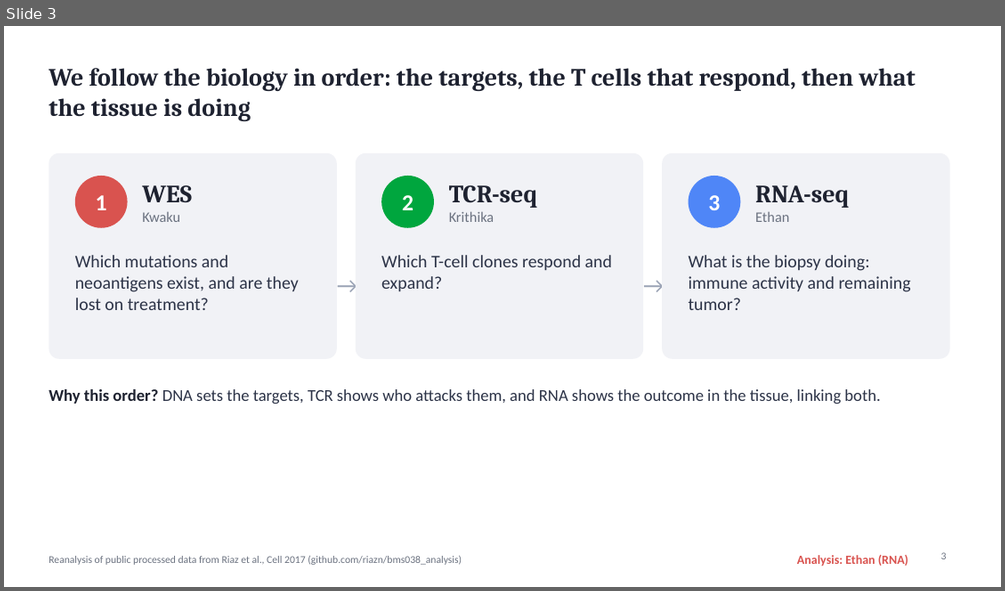
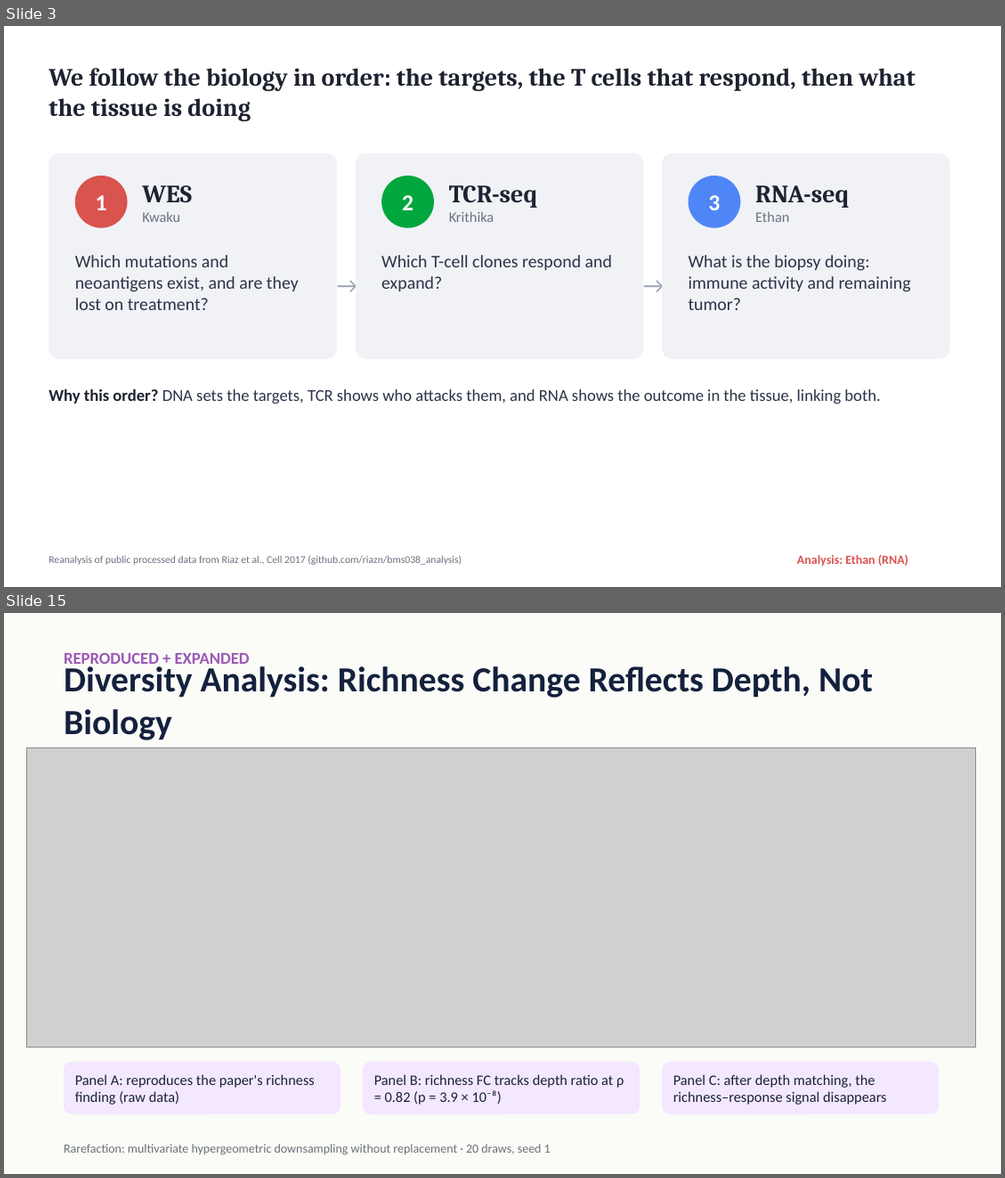
Before and after one commit to linethan04/Immunology-Final-Project, a slide deck: RNA_Ethan/slides/RNA_10slides_Ethan.pptx. Shown one above the other, each under a label of ours: slide 3 before the commit, slides 3 and 15 after it; the slides between them are not shown. The pictures are 1005x591 and 1005x1178 pixels, drawn with LibreOffice and Linux fonts; fonts in the diff are those of the drawing; grey boxes stand for pictures. Boxes give left, top, right and bottom in pixels: in the first picture for what was removed or moved away, otherwise in the second. Text is boxed around its words. In the diff, an @@ line names an element or a change of style, - is before the commit and + after.

```diff
--- a/RNA_Ethan/slides/RNA_10slides_Ethan.pptx
+++ b/RNA_Ethan/slides/RNA_10slides_Ethan.pptx
@@ slide 15 added at (x1=4, y1=613, x2=1001, y2=1174), background #FBFBF8 @@
@@ text added at (x1=64, y1=653, x2=250, y2=669), 16 pt, text #9B59B6, bold @@
+REPRODUCED + EXPANDED
@@ text added at (x1=64, y1=662, x2=873, y2=740), 34 pt, text #14213D, bold @@
+Diversity Analysis: Richness Change Reflects Depth, Not Biology
@@ picture added at (x1=26, y1=747, x2=976, y2=1046) @@
@@ rounded rectangle added at (x1=64, y1=1062, x2=340, y2=1114), fill #F3E8FF @@
@@ rounded rectangle added at (x1=363, y1=1062, x2=639, y2=1114), fill #F3E8FF @@
@@ rounded rectangle added at (x1=662, y1=1062, x2=938, y2=1114), fill #F3E8FF @@
@@ text added at (x1=75, y1=1074, x2=314, y2=1104), 14 pt, text #1A2332 @@
+Panel A: reproduces the paper's richness finding (raw data)
@@ text added at (x1=374, y1=1074, x2=623, y2=1104), 14 pt, text #1A2332 @@
+Panel B: richness FC tracks depth ratio at ρ = 0.82 (p = 3.9 × 10⁻⁸)
@@ text added at (x1=673, y1=1074, x2=887, y2=1104), 14 pt, text #1A2332 @@
+Panel C: after depth matching, the richness–response signal disappears
@@ text added at (x1=64, y1=1143, x2=550, y2=1155), 12 pt, text #6A7179 @@
+Rarefaction: multivariate hypergeometric downsampling without replacement · 20 draws, seed 1
@@ slide 3 changed as well @@
@@ page number removed at (x1=941, y1=552, x2=947, y2=559) @@
-3
```
Also in this commit, not shown: 8 other slides changed, 17 other slides added, 1 slide removed, 5 other files.
